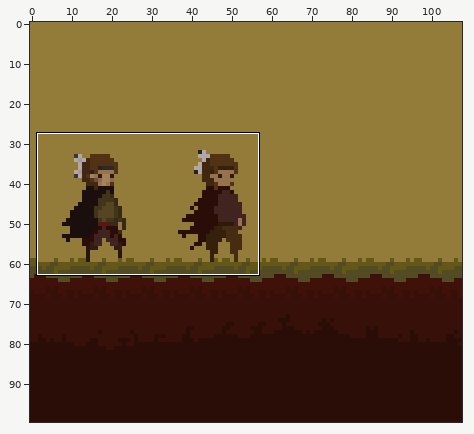
A pixel-art file gets an edit: aseprite/Lukáš/OC_animations.aseprite. Above: a wide view before the commit, with the close-up outlined.
Close-up. The starting point:
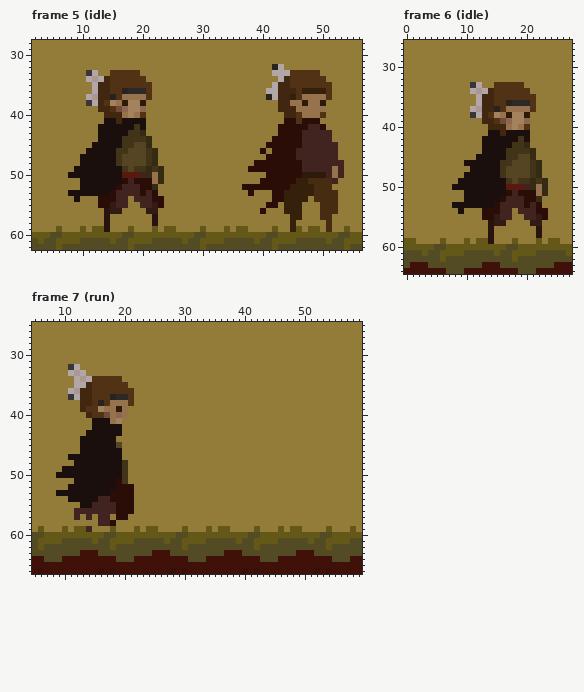
108x100 pixels, 25 frames. Colours within 5 levels of each other are drawn and written as one. Shown: frame 5 (idle): x 2..56, y 28..62; frame 6 (idle): x 0..27, y 26..64; frame 7 (run): x 5..59, y 25..66. The commit also changed other frames or places, which this record leaves out.
New version:
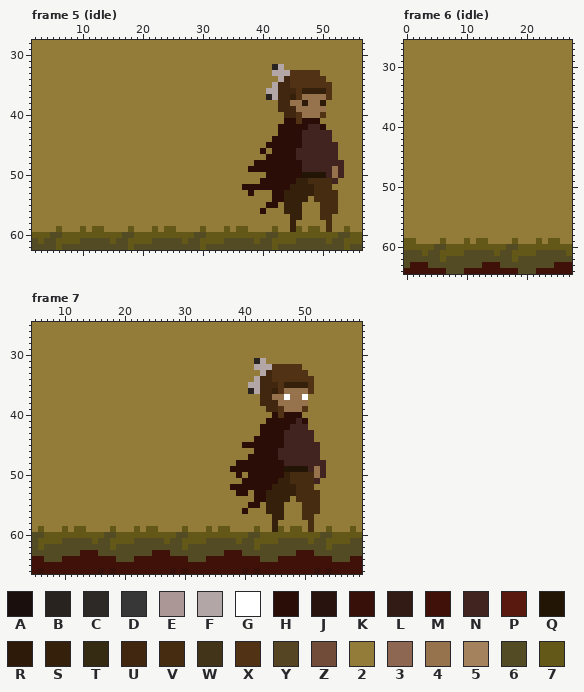
Palette (. is transparent): A #1a0f0d  B #28231f  C #2d2926  D #373737  E #ac9797  F #b3a6a6  G #ffffff  H #2a0d07  J #28130f  K #361009  L #321a15  M #401108  N #41241f  P #59190e  Q #231505  R #2d1a09  S #35210b  T #352a12  U #412710  V #462d11  W #413418  X #523214  Y #554522  Z #714d39  2 #937b39  3 #8e6752  4 #96734c  5 #a3825d  6 #524b24  7 #635818
Log entry: přídáno (attack_animation + změna velikosti bloků)
Diff:
layer "bottom" removed
layer "chest" removed
layer "feathers" removed
layer "head" removed
layer "cape" removed
Frame 5 (idle):
y 33: x 11..12 DF -> 22; x 15..19 XXXXX -> 22222
y 34: x 11..20 FEFUXXXXXX -> 2222222222
y 35: x 12..21 FUUXXXXXXX -> 2222222222
y 36: x 12..21 FUUXXBCCCX -> 2222222222
y 37: x 11..21 FEUUBX4444X -> 22222222222
y 38: x 11..20 DFUX54R55R -> 2222222222
y 39: x 13..20 UUXZ3553 -> 22222222
y 40: x 14..20 UUU454X -> 2222222
y 41: x 14..20 AAUAAAA -> 2222222
y 42: x 13..20 AAAAAAWA -> 22222222
y 43: x 13..20 AAAAAWWT -> 22222222
y 44: x 13..21 AAAAWWWWT -> 222222222
y 45: x 12..21 AAAAAWWYYT -> 2222222222
y 46: x 11..22 AAAAAWWYYYWT -> 222222222222
y 47..48: x 10..22 AAAAAAWYYYYWT -> 2222222222222
y 49: x 9..23 AAAAAAAAWYWWTWT -> 222222222222222
y 50: x 8..23 AAAAAAAAAPPPNT4T -> 2222222222222222; x 47..50 RRRR -> QQQQ
y 51: x 10..23 AAAAAAAHNHHH4T -> 22222222222222
y 52: x 10..22 AAAAAAHNNNHHT -> 2222222222222
y 53: x 8..22 AAAAAAAHNNNNHNH -> 222222222222222
y 54: x 9 A -> 2; x 13..17 HHHNN -> 22222; x 19..23 NNNHH -> 22222
y 55: x 13..17 HHLNN -> 22222; x 20..23 NNLH -> 2222
y 56: x 14..16 JLL -> 222; x 21..22 LL -> 22
y 57..58: x 14 J -> 2; x 22 J -> 2
y 59: x 14 J -> 2
Frame 6 (idle):
y 33: x 11..12 DF -> 22; x 15..19 XXXXX -> 22222
y 34: x 11..20 FEFUXXXXXX -> 2222222222
y 35: x 12..21 FUUXXXXXXX -> 2222222222
y 36: x 12..21 FUUXXBCCCX -> 2222222222
y 37: x 11..21 FEUUBX4444X -> 22222222222
y 38: x 11..20 DFUX54R55R -> 2222222222
y 39: x 13..20 UUXZ3553 -> 22222222
y 40: x 14..20 UUU454X -> 2222222
y 41: x 14..20 AAUAAAA -> 2222222
y 42: x 13..20 AAAAAAWA -> 22222222
y 43: x 13..20 AAAAAWWT -> 22222222
y 44: x 13..21 AAAAWWWWT -> 222222222
y 45: x 12..21 AAAAAWWYYT -> 2222222222
y 46: x 10..22 AAAAAAWWYYYWT -> 2222222222222
y 47: x 11..22 AAAAAWYYYYWT -> 222222222222
y 48: x 10..22 AAAAAAWYYYYWT -> 2222222222222
y 49: x 9..23 AAAAAAAAWYWWTWT -> 222222222222222
y 50: x 8..23 AAAAAAAAAPPPNT4T -> 2222222222222222
y 51: x 10..23 AAAAAAAHNHHH4T -> 22222222222222
y 52: x 10..22 AAAAAAHNNNHHT -> 2222222222222
y 53: x 8..22 AAAAAAAHNNNNHNH -> 222222222222222
y 54: x 9 A -> 2; x 13..17 HHHNN -> 22222; x 19..23 NNNHH -> 22222
y 55: x 13..17 HHLNN -> 22222; x 20..23 NNLH -> 2222
y 56: x 14..16 JLL -> 222; x 21..22 LL -> 22
y 57..58: x 14 J -> 2; x 22 J -> 2
y 59: x 14 J -> 2
Frame 7:
y 31: x 42..43 22 -> BF
y 32: x 11..12 DF -> 22; x 42..49 22222222 -> FFFXXXXX
y 33: x 11..13 FEF -> 222; x 43..50 22222222 -> FUXXXXXX
y 34: x 12..19 FEFXXXXX -> 22222222; x 42..51 2222222222 -> FUUXXXXXXX
y 35: x 12..20 FFUXXXXXX -> 222222222; x 41..51 22222222222 -> FFUUUXSSSSX
y 36: x 11..21 FEUUXXXXXXX -> 22222222222; x 41..51 22222222222 -> BFUUSX4444X
y 37: x 11..21 DFUUXXXBCCX -> 22222222222; x 43..50 22222222 -> UU44G44G
y 38: x 13..21 UUXBX444X -> 222222222; x 43..50 22222222 -> UUU44444
y 39: x 13..20 UXX544R4 -> 22222222; x 44..50 2222222 -> UUX444X
y 40: x 14..20 UXXZ434 -> 2222222; x 45..49 22222 -> HXHHH
y 41: x 15..19 AAA45 -> 22222; x 44..50 2222222 -> HHHHHNH
y 42: x 15..19 AAAAA -> 22222; x 43..50 22222222 -> HHHHHNNN
y 43: x 14..19 AAAAAA -> 222222; x 43..51 222222222 -> HHHHNNNNN
y 44: x 13..18 AAAAAA -> 222222; x 42..51 2222222222 -> HHHHHNNNNN
y 45: x 13..19 AAAAAAY -> 2222222; x 40..52 2222222222222 -> HHHHHHHNNNNNN
y 46: x 13..19 AAAAAAA -> 2222222; x 42..52 22222222222 -> HHHHNNNNNNN
y 47: x 11..19 AAAAAAAAA -> 222222222; x 41..52 222222222222 -> HHHHHNNNNNNN
y 48: x 12..20 AAAAAAAAW -> 222222222; x 39..53 222222222222222 -> HHHHHHHHNNNNNNN
y 49: x 10..20 AAAAAAAAAAW -> 22222222222; x 38..53 2222222222222222 -> HHHHHHHHHQQQQN4N
y 50: x 9..20 AAAAAAAAAAAW -> 222222222222; x 39 2 -> H; x 41..53 2222222222222 -> HHHHHHSVVVV4N
y 51: x 12..20 AAAAAAAHW -> 222222222; x 40..52 2222222222222 -> HHHHHHSSVVVVN
y 52: x 11..21 AAAAAAAAHHH -> 22222222222; x 38..51 22222222222222 -> HHHHHHHSSSSVVV
y 53: x 9..21 AAAAAAAAAHHHH -> 2222222222222; x 39..40 22 -> HH; x 42..52 22222222222 -> HHSSSSSVVVV
y 54: x 11..21 AAAAANNHHHH -> 22222222222; x 42..47 222222 -> HHSSSS; x 49..52 2222 -> VVVV
y 55: x 13..21 AANNNNHHH -> 222222222; x 41..42 22 -> HH; x 44..46 222 -> SSS; x 50..52 222 -> VVV
y 56: x 12..21 NNNNNNNHHH -> 2222222222; x 40 2 -> H; x 44..46 222 -> SSS; x 50..52 222 -> VVV
y 57: x 12 N -> 2; x 14 N -> 2; x 16..17 NN -> 22; x 19..20 HH -> 22; x 45..46 22 -> SS; x 50..51 22 -> VV
y 58: x 16..18 NNH -> 222; x 45 2 -> S; x 51 2 -> V
y 59: x 14 N -> 2; x 45 2 -> S; x 51 2 -> V
Pixel boxes of the changes (left, top, right, bottom) in both close-ups:
changed: (68, 70, 164, 232)
changed: (302, 172, 326, 178)
changed: (452, 82, 548, 244)
changed: (230, 358, 326, 532)
changed: (56, 364, 134, 532)
